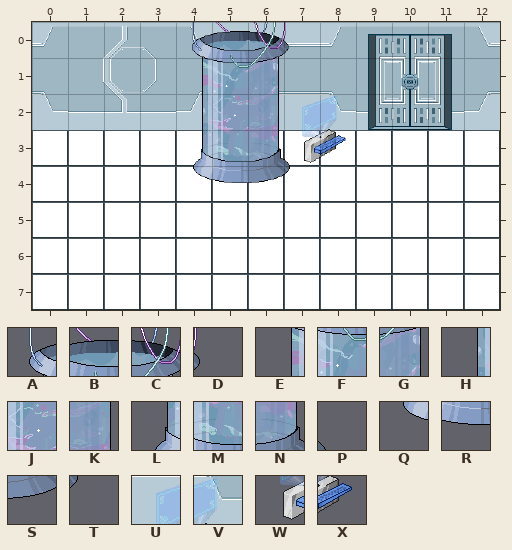
One commit to this Tiled map (JSON): game/src/commonMain/resources/level/power_plant.tmj. Above is the file before it was changed.
Cells are 48x48 px. Shown: x 0..12, y 0..7.
Key: from "0_Asset_Container_240240": A 0, B 1, C 2, D 3, E 5, F 6, G 7, H 10, J 11, K 12, L 15, M 16, N 17, P 18, Q 20, R 21, S 22, T 23; from "0_Asset_Control_9696": U 0, V 1, W 10, X 11.
_ is an empty cell.
Layers that did not change in this view are not listed.
Layer "decoration" before, first column x 0:
0 _______D_____
1 _____________
2 _____________
3 ____LMNP_____
4 ____QRST_____
5 _____________
6 _____________
7 _____________
Layer "foreground" before, first column x 0:
0 ____ABC______
1 ____EFG______
2 ____HJK______
3 _____________
4 _____________
5 _____________
6 _____________
7 _____________
Once edited:
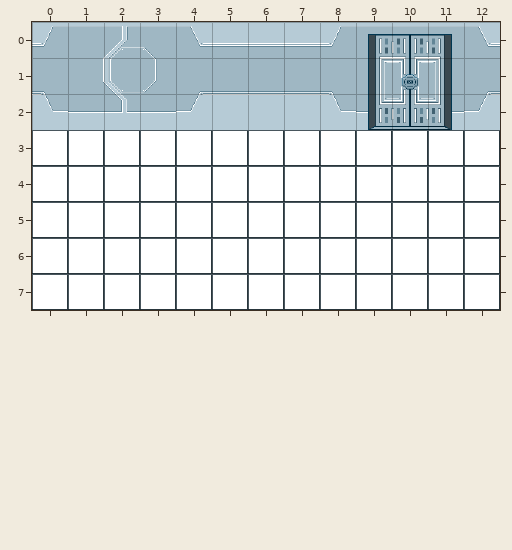
See-through tiles are keyed as they look on the map.
Change:
Layer "decoration":
y 0: x 7 D -> _
y 3: x 4..7 LMNP -> ____
y 4: x 4..7 QRST -> ____
Layer "decoration2":
y 2: x 7..8 UV -> __
y 3: x 7..8 WX -> __
Layer "foreground":
y 0: x 4..6 ABC -> ___
y 1: x 4..6 EFG -> ___
y 2: x 4..6 HJK -> ___
Boxes around the changes in both pictures, in picture pixels (x1, y1, x2, y2):
removed: (192, 22, 346, 183)
